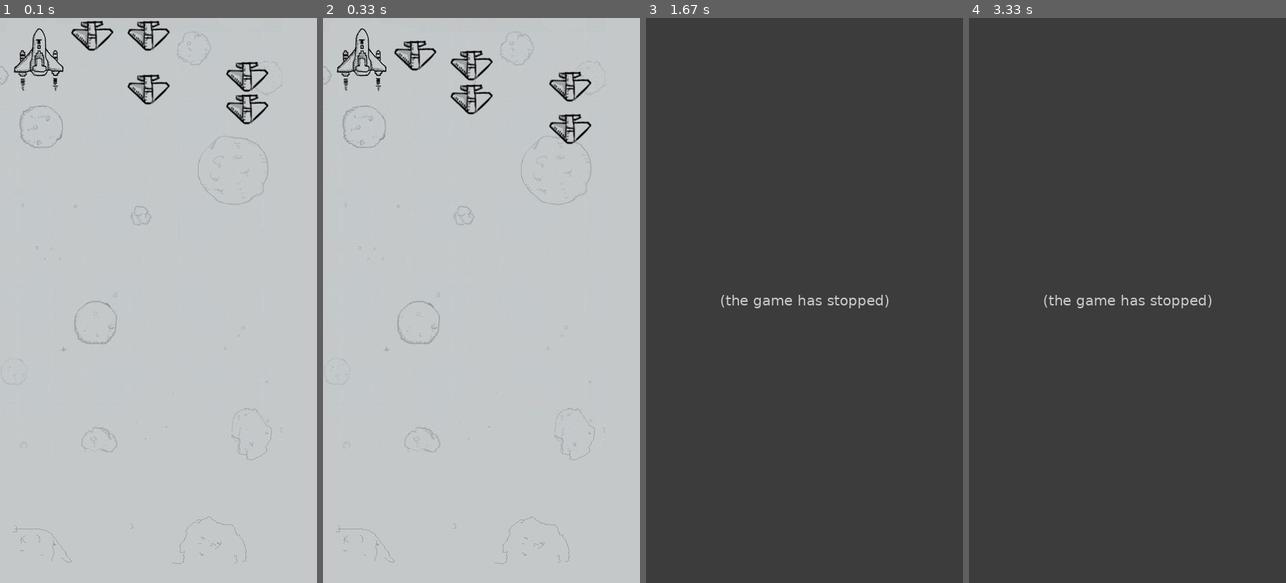
Above: before the commit, frames 1-4 (left to right).
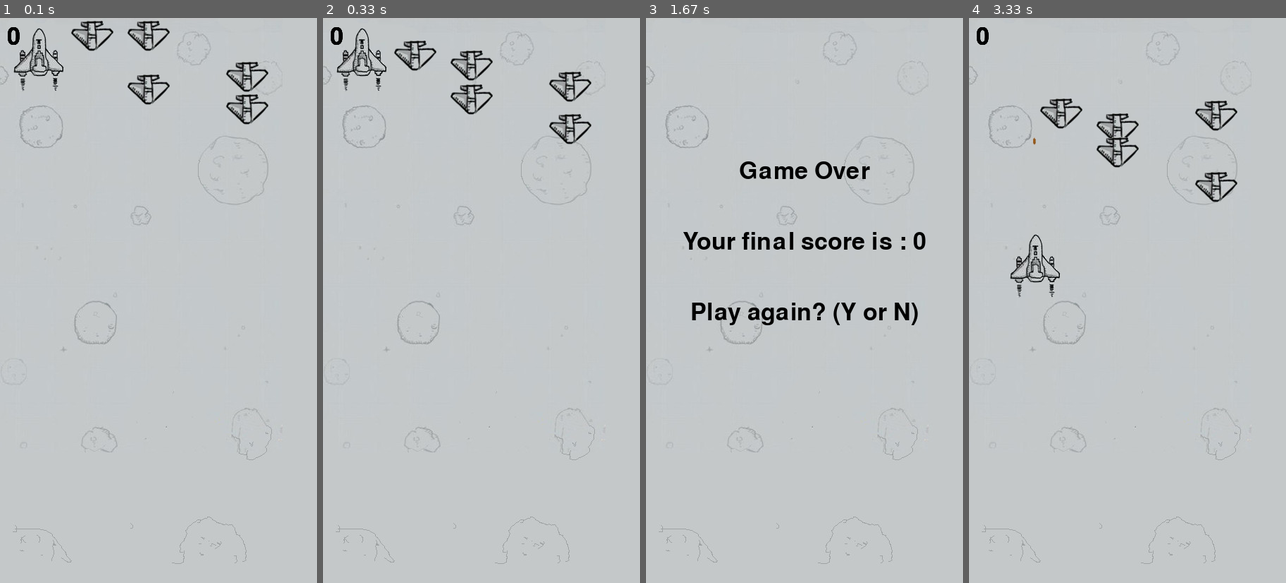
Above: after the commit, the same moments.

Repository: CamphortreeYH/Python
Game: pygame game, started from Python/Crossin/Pygame/Fighting.py
Same seed, same stepped clock (60 frames per second), same inputs: the game is played once before the commit and once after it.
Inputs (mouse positions are in pixels of both pictures, inside the frame that each line leads up to):
- Up to frame 1 (0.1 s): no input
- Up to frame 2 (0.33 s): no input
- Up to frame 3 (1.67 s): click (905, 283) at 0.38 s; click (852, 102) at 0.72 s; tap Y at 1 s
- Up to frame 4 (3.33 s): click (1051, 402) at 2.88 s; hold Y from 3.17 s (still down); click (1035, 266) at 3.25 s

The runs differ from the first frame. In frame 1, less than 0.1% of the frame differs, in the area x 2-7%, y 1-5%; in frame 2, less than 0.1%; in frame 3, 100%, in the area x 0-100%, y 0-100%; in frame 4, 99%.
Before the commit the program exited at 0.67 s; later frames show no game.

Commit message:
add replay in fighting

Diff:
--- a/Python/Crossin/Pygame/Fighting.py
+++ b/Python/Crossin/Pygame/Fighting.py
@@ -48,35 +48,72 @@
     my_enemy = Enemy('enemy.png', speed, location)
     enemise.append(my_enemy)
 
-
-bullets = []
-for i in range(5):
-    my_bullet = Bullet('bullet.png', [0, -5], [10, 10])
-    bullets.append(my_bullet)
+# bullets = []
+# for i in range(5):
+#     my_bullet = Bullet('bullet.png', [0, -5], [10, 10])
+#     bullets.append(my_bullet)
+my_bullet = Bullet('bullet.png', [0, -5], [10, 10])
 bulletGroup = pygame.sprite.Group(my_bullet)
-
+points = 0
+font = pygame.font.Font(None, 50)
+score_text = font.render(str(points), 1, (0, 0, 0))
+textpos = [10, 10]
+gameover = False
+stopped = False
+key = ''
 while True:
     clock.tick(60)
     for event in pygame.event.get():
-        if event.type == pygame.QUIT:
+        if event.type == pygame.QUIT or (key == pygame.K_n and gameover):
             sys.exit()
         elif event.type == pygame.MOUSEMOTION:
             my_plane.rect.center = event.pos
             my_bullet.rect.centerx = event.pos[0]
             if my_bullet.rect.top <= 0:
                 my_bullet.rect.centery = event.pos[1]
+        elif event.type == pygame.KEYDOWN:
+            if gameover:
+                key = event.key
+            else:
+                key = ''
+    screen.blit(background,(0,0))
+    if not gameover:
+        my_bullet.move()
+        screen.blit(my_bullet.image, my_bullet.rect)
+        # for bullet in bullets:
+        #     bullet.move()
+        #     screen.blit(bullet.image, bullet.rect)
+        screen.blit(my_plane.image, my_plane.rect)
+        for enemy in enemise:
+            enemy.move()
+            if pygame.sprite.spritecollide(enemy, bulletGroup, False):
+                enemy.rect.bottom = 0
+                points += 10
+                font = pygame.font.Font(None, 50)
+                score_text = font.render(str(points), 1, (0, 0, 0))
 
-    screen.blit(background,(0,0))
-    for bullet in bullets:
-        bullet.move()
-        screen.blit(bullet.image, bullet.rect)
-    screen.blit(my_plane.image, my_plane.rect)
-    for enemy in enemise:
-        enemy.move()
-        if pygame.sprite.spritecollide(enemy, bulletGroup, False):
-            enemy.rect.bottom = 0
-        if pygame.sprite.spritecollide(enemy, planeGroup, False):
-            sys.exit()
-        screen.blit(enemy.image, enemy.rect)
+            if pygame.sprite.spritecollide(enemy, planeGroup, False):
+                gameover = True
+            screen.blit(score_text, textpos)
+            screen.blit(enemy.image, enemy.rect)
+    if gameover:
+        final_text1 = "Game Over"
+        final_text2 = "Your final score is : " + str(points)
+        final_text3 = "Play again? (Y or N)"
+        ft1_font = pygame.font.Font(None, 70)
+        ft1_surf = font.render(final_text1, 1, (0, 0, 0))
+        ft2_font = pygame.font.Font(None, 50)
+        ft2_surf = font.render(final_text2, 1, (0, 0, 0))
+        ft3_font = pygame.font.Font(None, 40)
+        ft3_surf = font.render(final_text3, 1, (0, 0, 0))
+        screen.blit(ft1_surf, [screen.get_width()/2 - ft1_surf.get_width()/2, 200])
+        screen.blit(ft2_surf, [screen.get_width()/2 - ft2_surf.get_width()/2, 300])
+        screen.blit(ft3_surf, [screen.get_width() / 2 - ft3_surf.get_width() / 2, 400])
+        if key == pygame.K_y:
+            points = 0
+            score_text = font.render(str(points), 1, (0, 0, 0))
+            pygame.time.delay(2000)
+            gameover = False
+            key = ''
 
     pygame.display.flip()
Not shown, added: ssh/id_rsa
Not shown, added: ssh/id_rsa.pub
